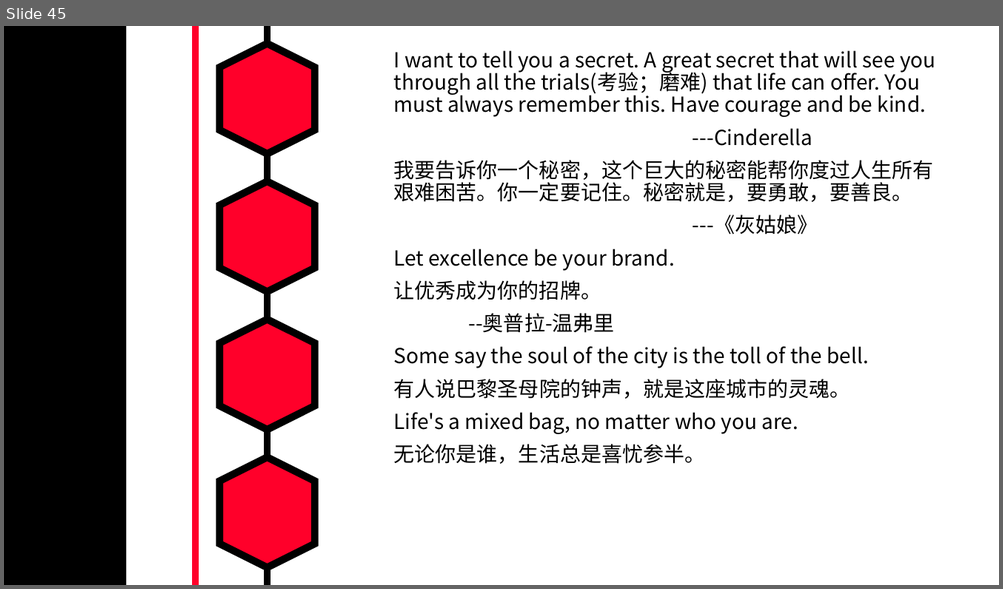
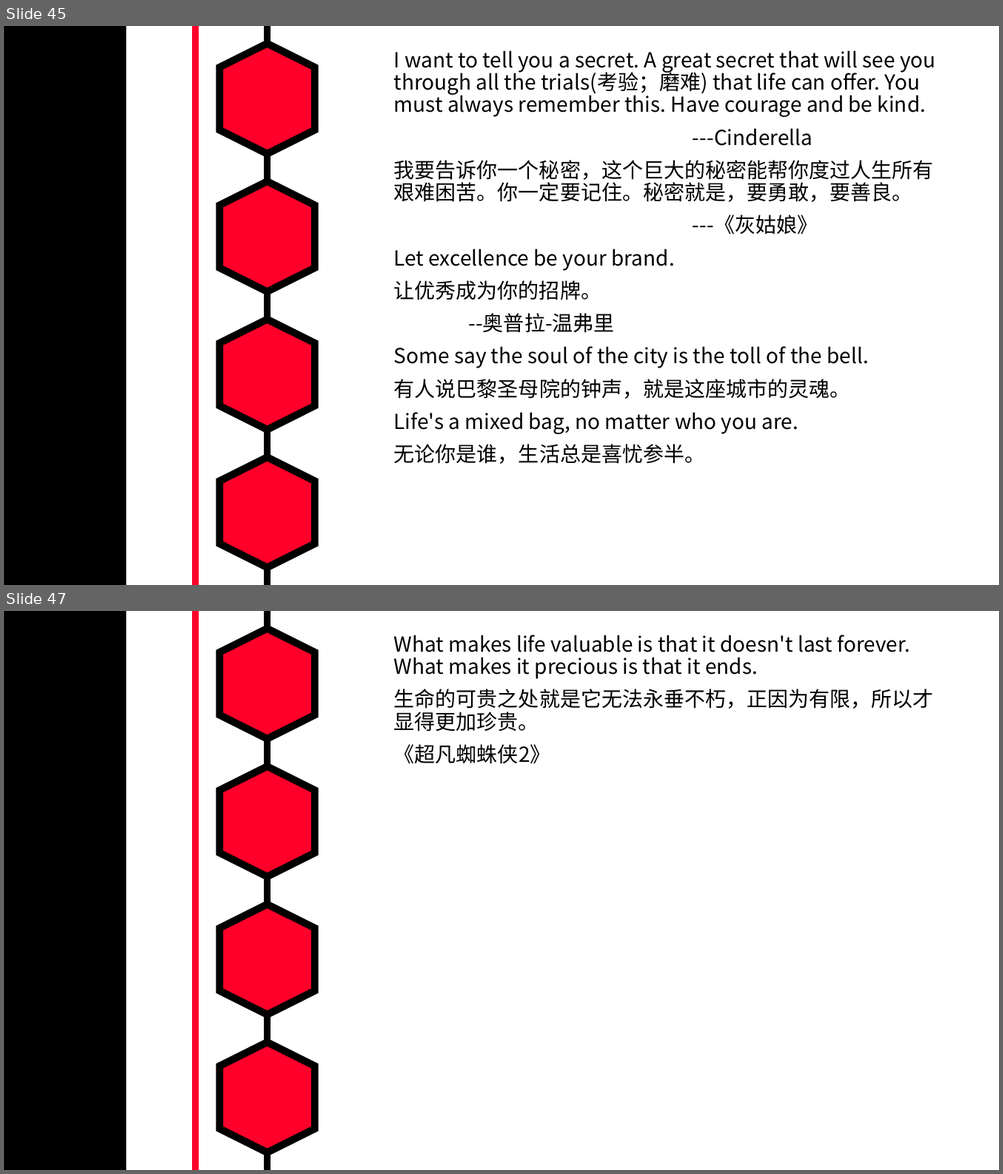
Before and after one commit to MarkShen1992/PPT-template, a slide deck: morning reading/iridescent english sentenses.pptx. Shown one above the other, each under a label of ours: slide 45 before the commit, slides 45 and 47 after it; the slides between them are not shown. The pictures are 1003x589 and 1003x1174 pixels, drawn with LibreOffice and Linux fonts; fonts in the diff are those of the drawing. Boxes give left, top, right and bottom in pixels: in the first picture for what was removed or moved away, otherwise in the second. Text is boxed around its words. In the diff, an @@ line names an element or a change of style, - is before the commit and + after.

```diff
--- a/morning reading/iridescent english sentenses.pptx
+++ b/morning reading/iridescent english sentenses.pptx
@@ slide 47 added at (4, 611, 999, 1170), background #FFFFFF; not listed: 7 template elements that a slide beside it also shows @@
@@ text added at (394, 635, 933, 764), 20 pt, text #000000 @@
+What makes life valuable is that it doesn't last forever. What makes it precious is that it ends.
+生命的可贵之处就是它无法永垂不朽，正因为有限，所以才显得更加珍贵。
+《超凡蜘蛛侠2》
```
Also in this commit, not shown: 4 slides changed, 1 other slide added.
